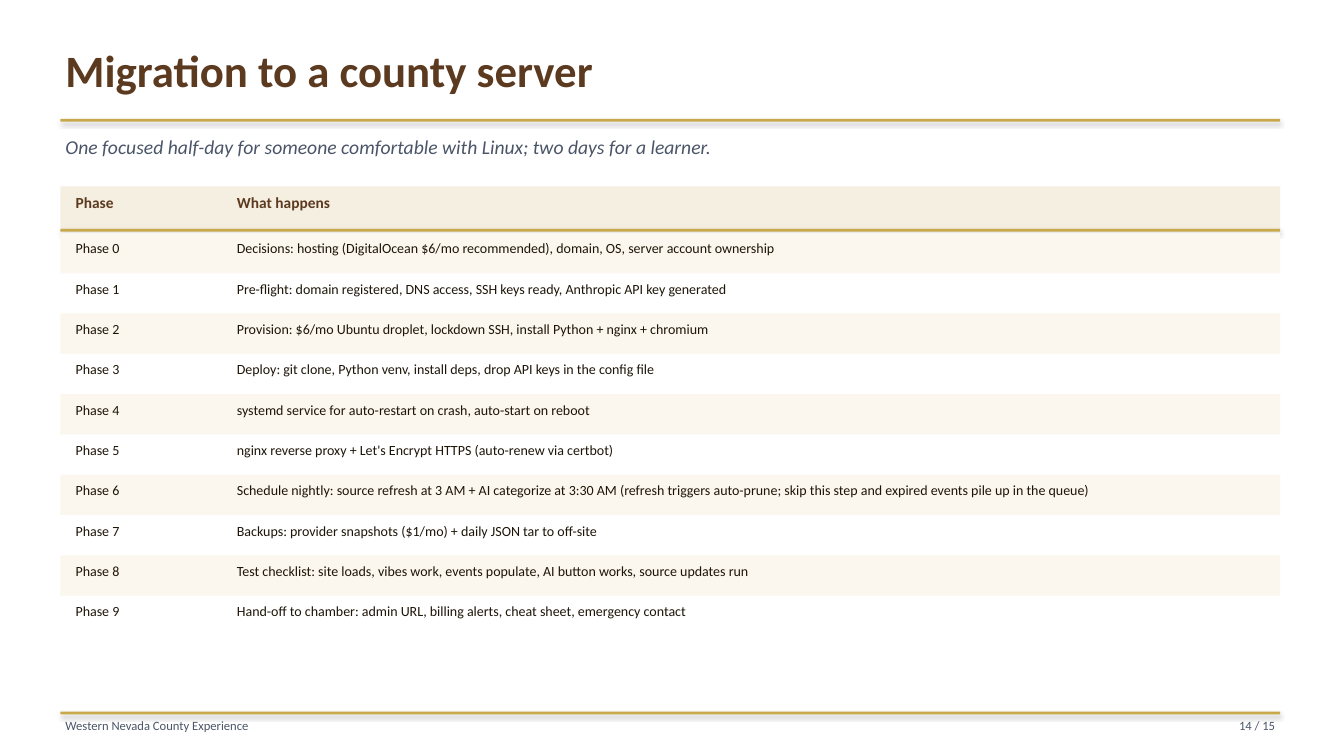
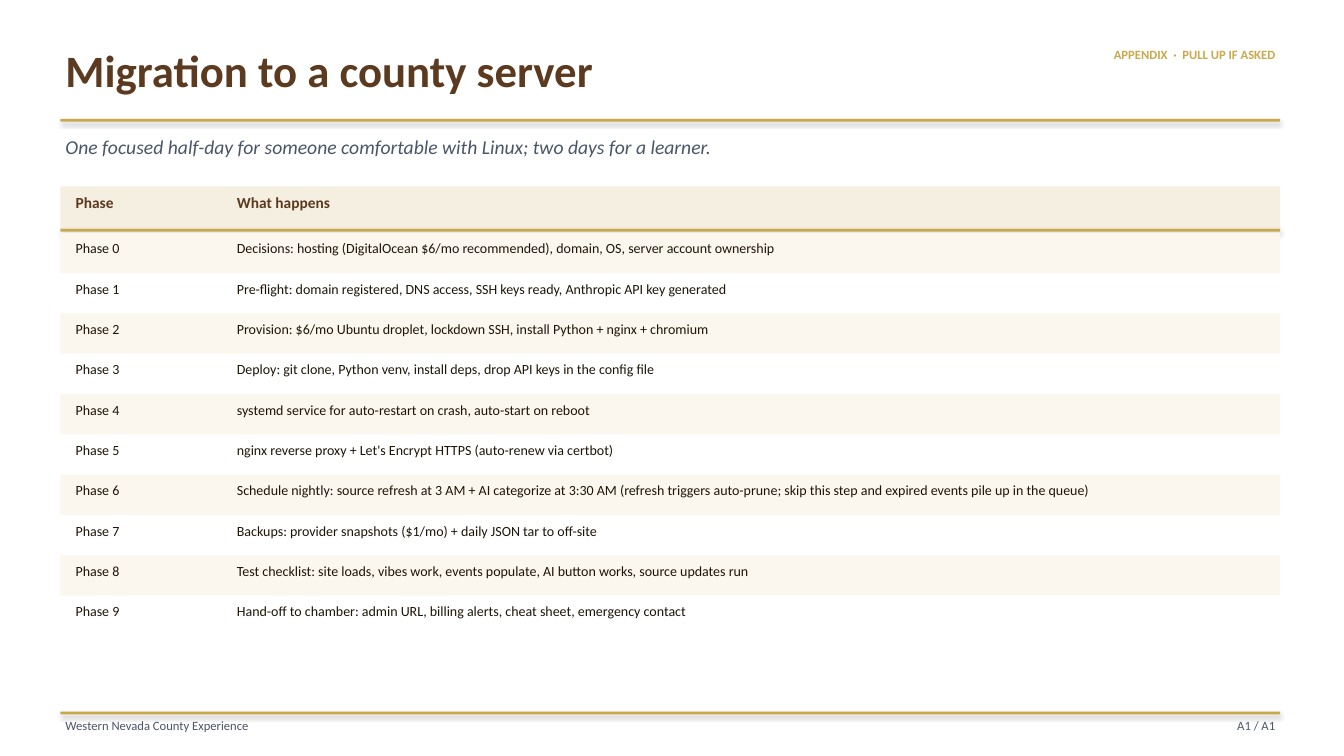
Before and after one commit to liammlrb-eng/nevada-county-experiences, a slide deck: slide 15 of demo_pitch.pptx (slide 14 before the commit). Drawn at 1344x756 pixels with LibreOffice and Linux fonts; fonts in the diff are those of the drawing. Boxes give left, top, right and bottom in pixels: in the first picture for what was removed or moved away, otherwise in the second. Text is boxed around its words. In the diff, an @@ line names an element or a change of style, - is before the commit and + after.

```diff
--- a/demo_pitch.pptx
+++ b/demo_pitch.pptx
@@ text added at [1114,50,1276,59], 9 pt, text #C9A84C, bold @@
+APPENDIX · PULL UP IF ASKED
@@ text at [1237,722,1275,730]: text changed @@
-14 / 15
+A1 / A1
```
Also in this commit, not shown: 12 other slides changed, 6 other files.
